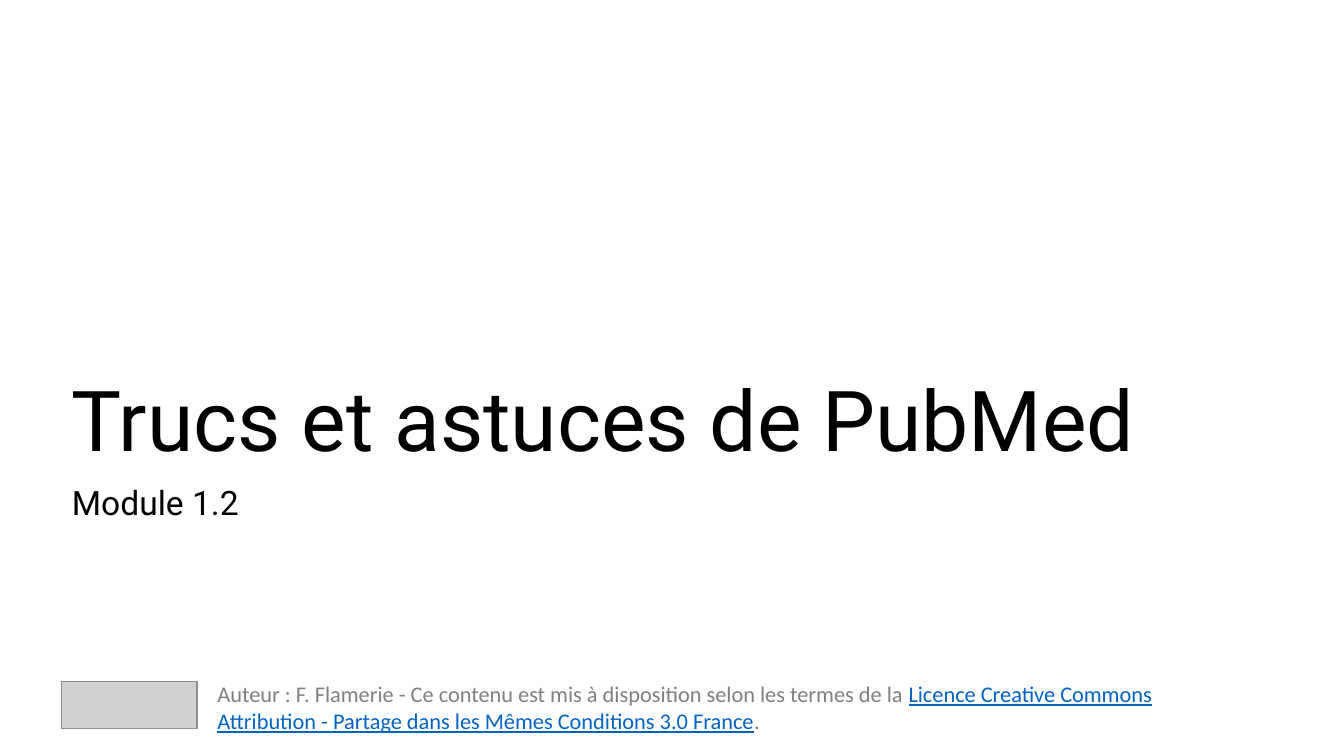
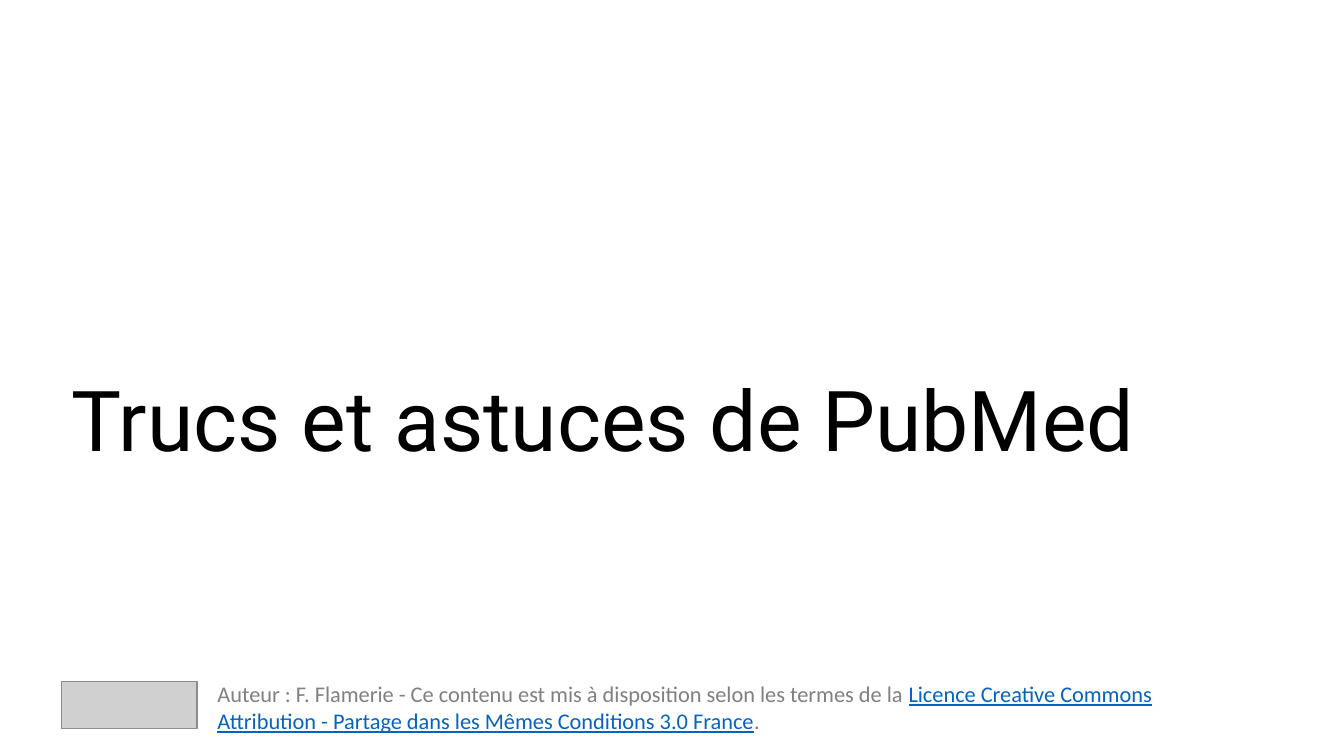
Before and after one commit to fflamerie/formbiblio, a slide deck: slide 1 of docs/module1-2_pubmed.pptx. Drawn at 1344x756 pixels with LibreOffice and Linux fonts; fonts in the diff are those of the drawing; grey boxes stand for pictures. Boxes give left, top, right and bottom in pixels: in the first picture for what was removed or moved away, otherwise in the second. Text is boxed around its words. In the diff, an @@ line names an element or a change of style, - is before the commit and + after.

```diff
--- a/docs/module1-2_pubmed.pptx
+++ b/docs/module1-2_pubmed.pptx
@@ subtitle removed at bbox=[72, 489, 239, 516] @@
-Module 1.2
```
Also in this commit, not shown: 37 other slides changed, 1 slide added, 1 other file.
